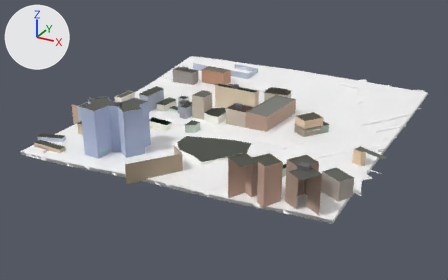
The glTF model public/tiles/0/3_-12.glb as it was, and as the next commit left it.
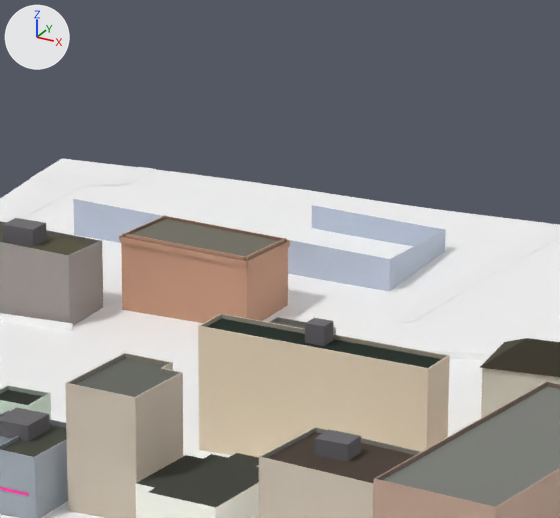
Each version appears first whole from a camera (50 mm lens) standing at (1121.0, 2505.0, 383.0) and looking at (891.0, 2924.0, 173.0), and next in a close-up on the part from 40% to 62% of the width and 10% to 42% of the height. Arrows for +X, +Y and +Z are at upper left; the lights stay in place. The older version's two pictures come first. Where no turn or scale is listed for an object, it has been applied to the vertices. Vertices at exactly the same position are counted once.

The older version as bpy lines, for what is in view:
```python
me_t0_3__12 = bpy.data.meshes.new('t0_3_-12')
me_t0_3__12.from_pydata(...)  # 9440 vertices, 14776 faces; spans x -136.0..136.0, y -136.0..136.0, z -23.0..23.0
me_t0_3__12.materials.append(mat_terrain)
me_t0_3__12.materials.append(mat_mark_a)
me_t0_3__12.materials.append(mat_mark_c)
me_t0_3__12.materials.append(mat_asphalt)
me_t0_3__12.materials.append(mat_pavement)
me_t0_3__12.materials.append(mat_curb)
me_t0_3__12.materials.append(mat_sidewalk)
me_t0_3__12.materials.append(mat_crossing)
me_t0_3__12.materials.append(mat_grass)
me_t0_3__12.materials.append(mat_dirt)
me_t0_3__12.materials.append(mat_facade)
me_t0_3__12.materials.append(mat_wall)
me_t0_3__12.materials.append(mat_roof)
me_t0_3__12.materials.append(mat_facade_house)
me_t0_3__12.materials.append(mat_shop)
me_t0_3__12.materials.append(mat_facade_modern)
me_t0_3__12.materials.append(mat_neon)
me_t0_3__12.materials.append(mat_facade_tuff)
ob_t0_3__12 = bpy.data.objects.new('t0_3_-12', me_t0_3__12)
ob_t0_3__12.location = (898.8, 2941.0, 199.1)
```
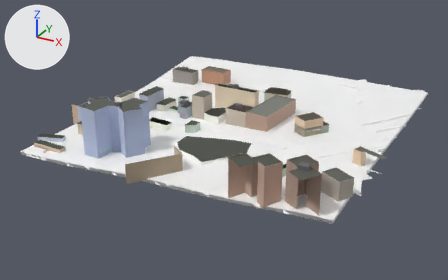
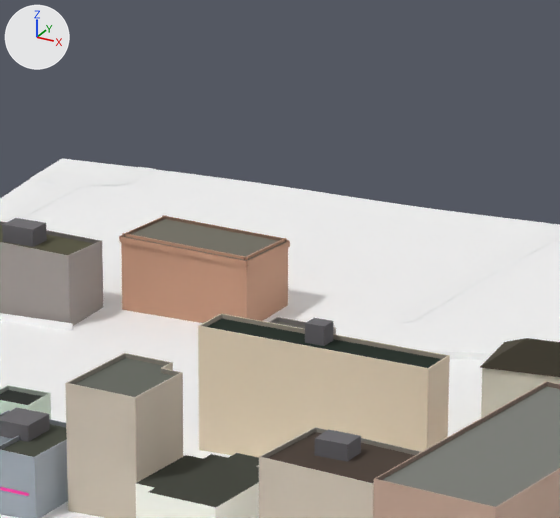
Changed parts and their boxes [x1, y1, x2, y2] in the close-ups (560 x 518 px):
part 1 of me_t0_3__12, deleted
    before: [73, 199, 446, 291]

What changed in the scene script:
```text
Change me_t0_3__12:
    used by ob_t0_3__12; location = (898.8, 2941.0, 199.1)
    remove me_t0_3__12.from_pydata(...)  # 9440 vertices, 14776 faces; spans x -136.0..136.0, y -136.0..136.0, z -23.0..23.0
    add me_t0_3__12.from_pydata(...)  # 9432 vertices, 14770 faces; spans x -136.0..136.0, y -136.0..136.0, z -23.0..23.0
    me_t0_3__12 part 1: the loose piece of 8 vertices spanning x -108.0..-40.0, y 93.0..115.0, z -11.0..-4.0 is deleted
```
